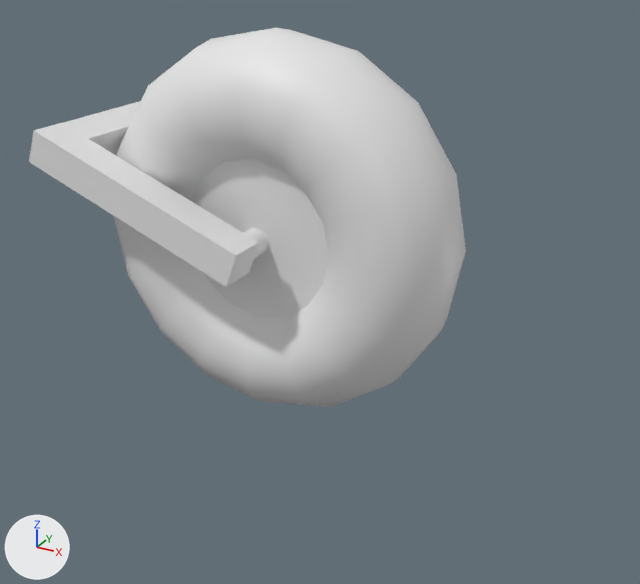
Renders of the Blender file dev/J3Cub-bushkit.blend from each side of a commit.
One viewpoint serves both versions: a camera (50 mm lens) standing at (5.389, -0.38, -0.51) and looking at (5.182, -0.005, -0.698). Arrows for +X, +Y and +Z are at lower left; the lights stay in place. Materials are left out; every surface is plain grey.

Objects in the first picture: 'tail_wheel_axle_bush', 'tail_wheel_bush', 'tail_wheel_strut_end_bush'.
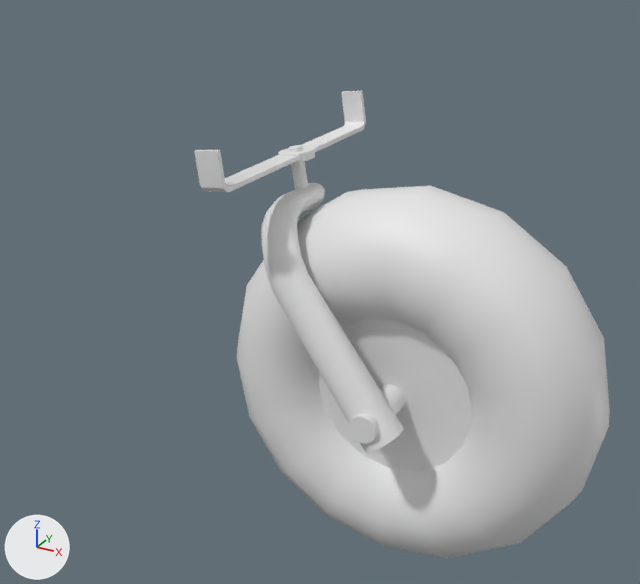
Location of each change, [x1, y1, x2, y2] in pixels of the pictures (640 x 584 px):
'tail_wheel_bush', moved: before [114, 28, 466, 407]; after [237, 186, 610, 558]
'tail_wheel_strut_end_bush', reshaped, moved: before [29, 101, 259, 287]; after [194, 91, 403, 453]
'tail_wheel_axle_bush', moved: before [243, 228, 268, 259]; after [348, 385, 405, 443]
part 1 of me_tail_wheel_strut_end_bush, deleted: before [49, 101, 141, 156]
part 2 of me_tail_wheel_strut_end_bush, built on: before [29, 123, 259, 287]; after [261, 145, 403, 453]
part 3 of me_tail_wheel_strut_end_bush, added: after [194, 91, 366, 192]

The change, as a list of edits to the scene's bpy script:
```text
Change me_tail_wheel_strut_end_bush:
    used by ob_tail_wheel_strut_end_bush; location = (5.1503, -0.0003, -0.6685)
    remove me_tail_wheel_strut_end_bush.from_pydata(...)  # 28 vertices, 16 faces; spans x -0.1119..0.016, y -0.0578..0.0582, z -0.0109..0.0521
    add me_tail_wheel_strut_end_bush.from_pydata(...)  # 390 vertices, 323 faces; spans x -0.0193..0.0725, y -0.0703..0.0704, z -0.0595..0.0881
    me_tail_wheel_strut_end_bush part 1: the loose piece of 8 vertices spanning x -0.1116..-0.088, y -0.0473..0.0468, z 0.0282..0.052 is deleted
    me_tail_wheel_strut_end_bush part 2: 8 vertices removed from x -0.1119..0.016, y -0.0578..-0.0376, z -0.0109..0.0521; 350 vertices added at x -0.0193..0.0725, y -0.0537..0.0125, z -0.0595..0.0715
    me_tail_wheel_strut_end_bush part 3: 40 vertices added at x -0.0188..-0.0039, y -0.0703..0.0704, z 0.0654..0.0881
Change ob_tail_wheel_strut_end_bush:
    ob_tail_wheel_strut_end_bush.location: (5.1503, -0.0003, -0.6685) -> (5.177, -0.0046, -0.6935)
Change ob_tail_wheel_bush:
    ob_tail_wheel_bush.location: (5.1552, -0.0003, -0.6676) -> (5.2337, -0.0003, -0.7366)
Change ob_tail_wheel_axle_bush:
    ob_tail_wheel_axle_bush.location: (5.1558, 0.0, -0.6679) -> (5.2343, -0.0079, -0.7369)
```
